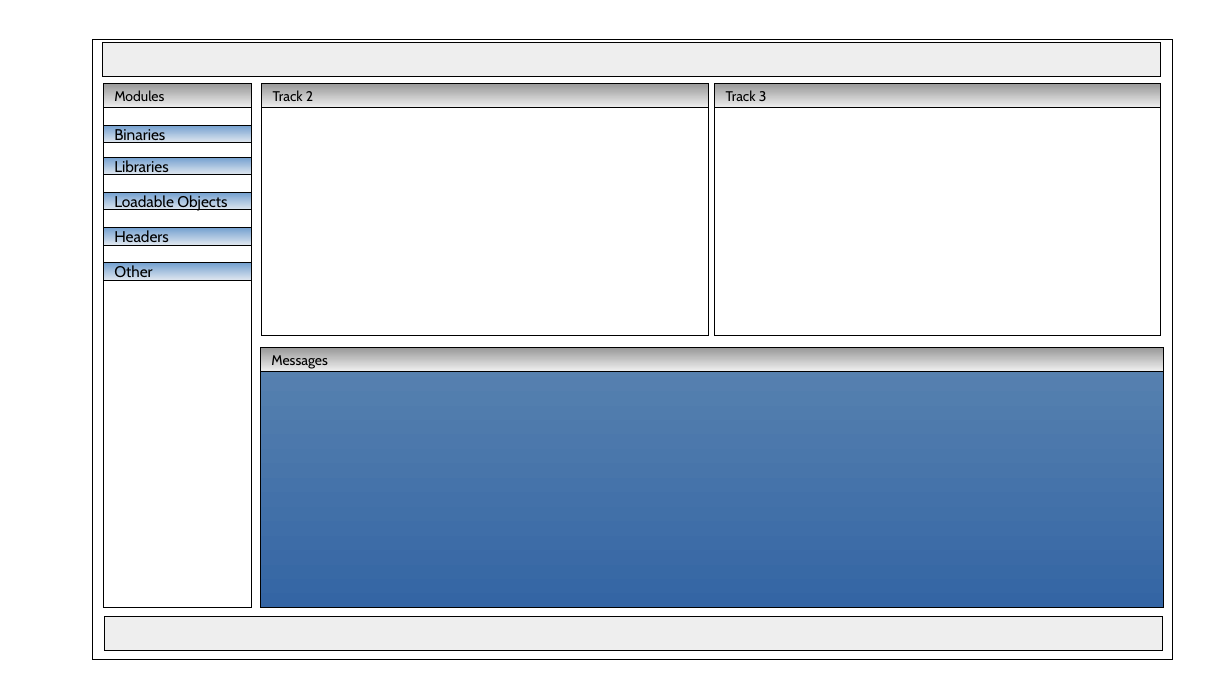
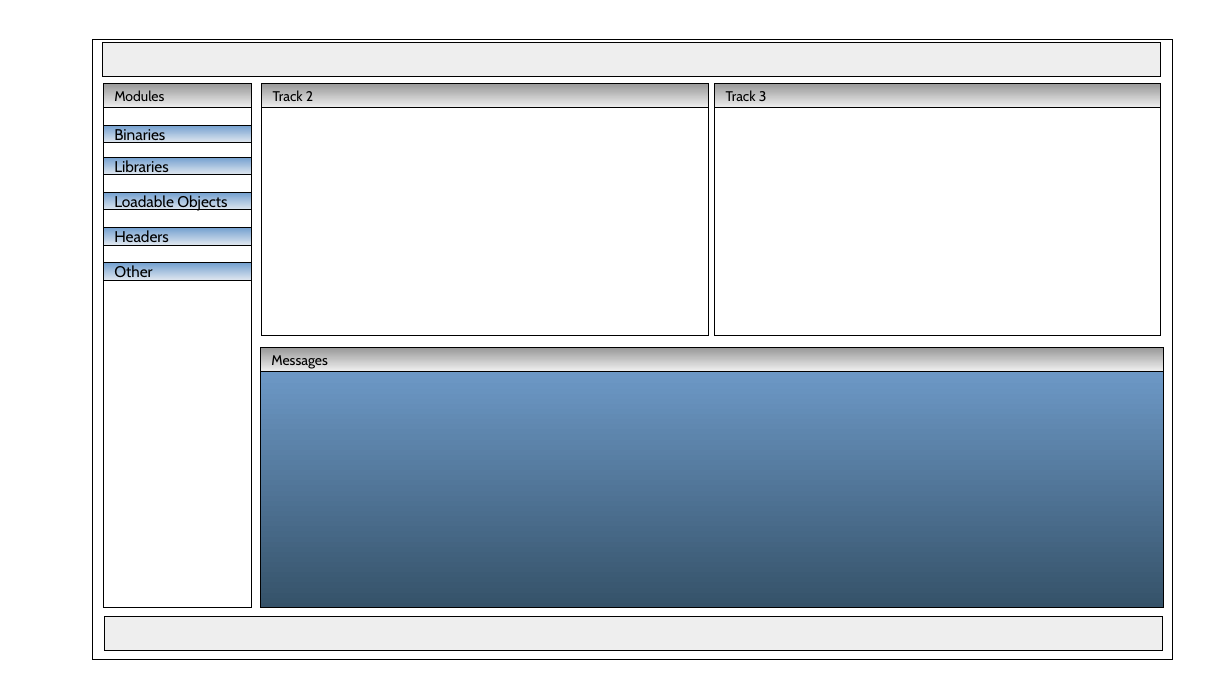
Before and after one commit to gsaltis/CodeMerge, a slide deck: slide 1 of Doc/MainScreen.odp. Drawn at 1232x693 pixels with LibreOffice and Linux fonts; fonts in the diff are those of the drawing. Boxes give left, top, right and bottom in pixels: in the first picture for what was removed or moved away, otherwise in the second. Text is boxed around its words. In the diff, an @@ line names an element or a change of style, - is before the commit and + after.

```diff
--- a/Doc/MainScreen.odp
+++ b/Doc/MainScreen.odp
@@ rectangle at <box>260,348,1164,608</box>: fill gradient #5983B0 to #3465A4 to gradient #729FCF to #355269 @@
```
Also in this commit, not shown: 15 other files.
